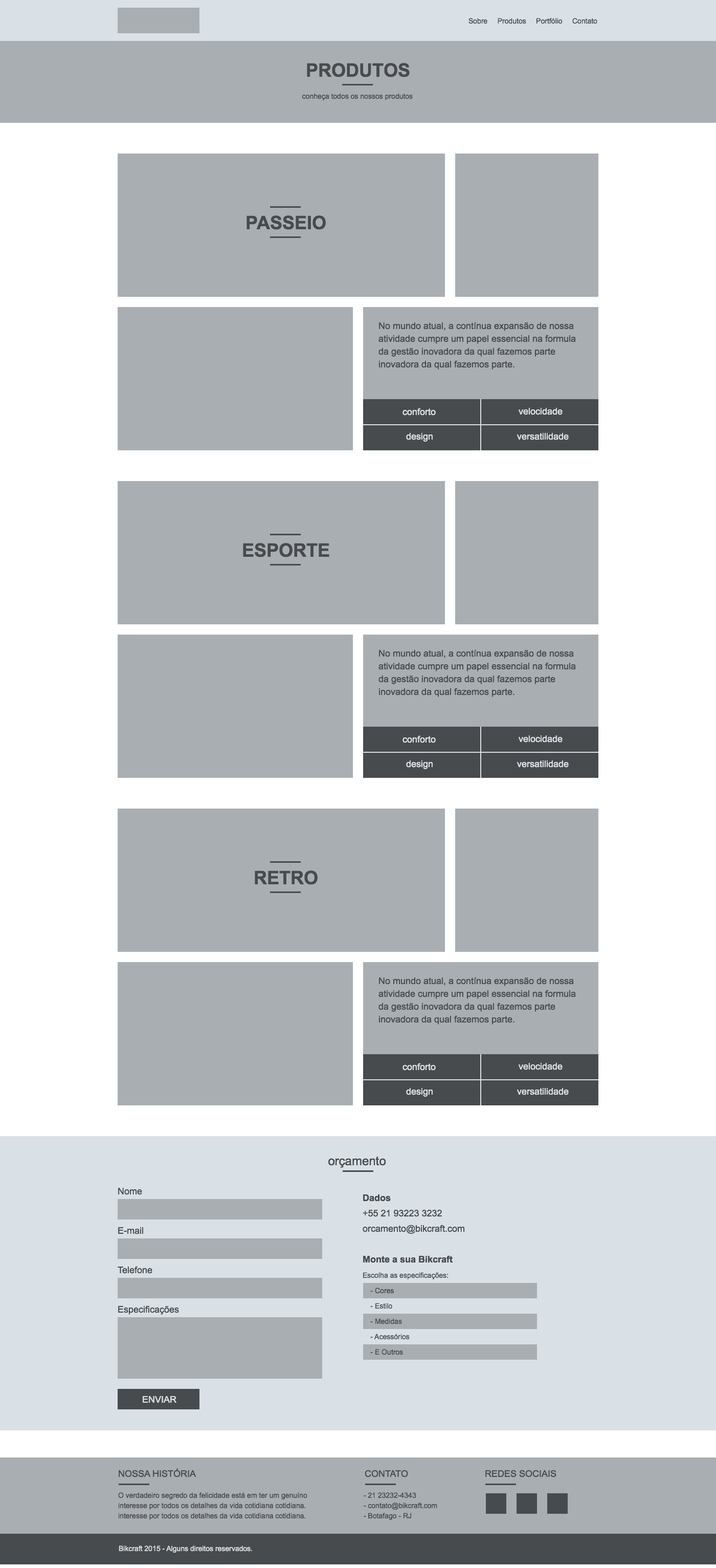
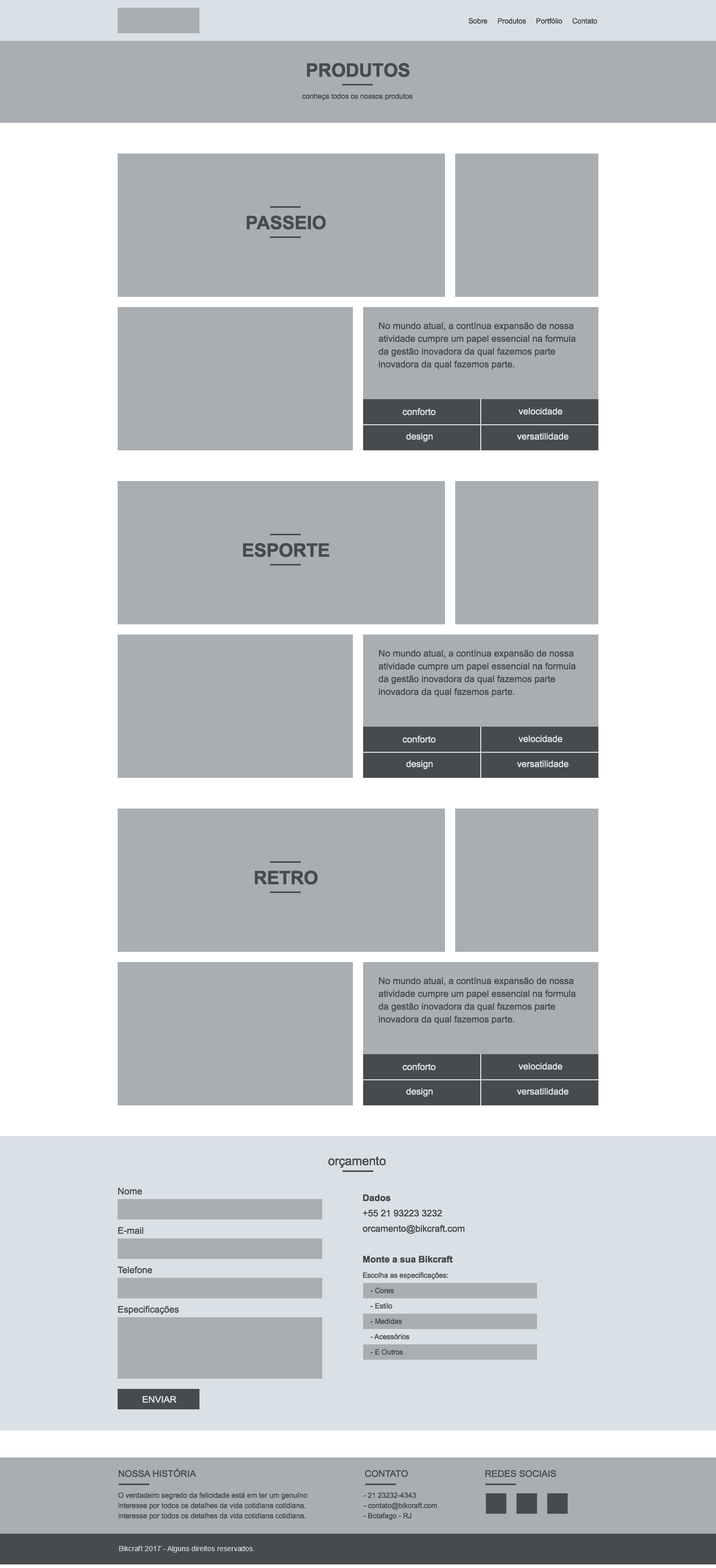
Layer changes from the first 716 × 1568 image to the second:
renamed "Bikcraft 2015 - Alguns direitos reservados." to "Bikcraft 2017 - Alguns direitos reservados.", painted on it over 118, 1545, 255, 1553
